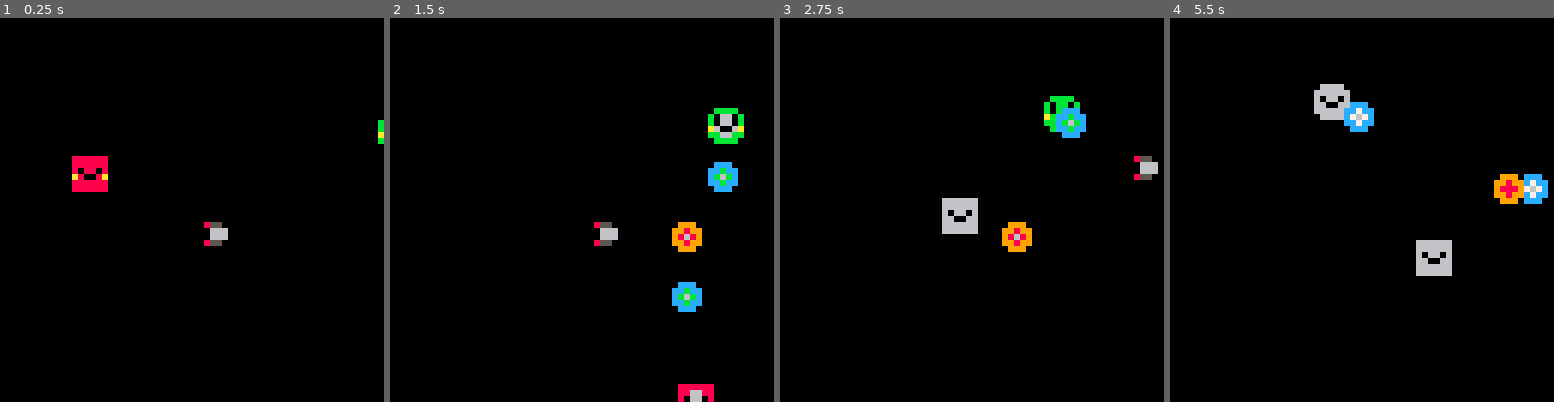
Above: before the commit, frames 1-4 (left to right).
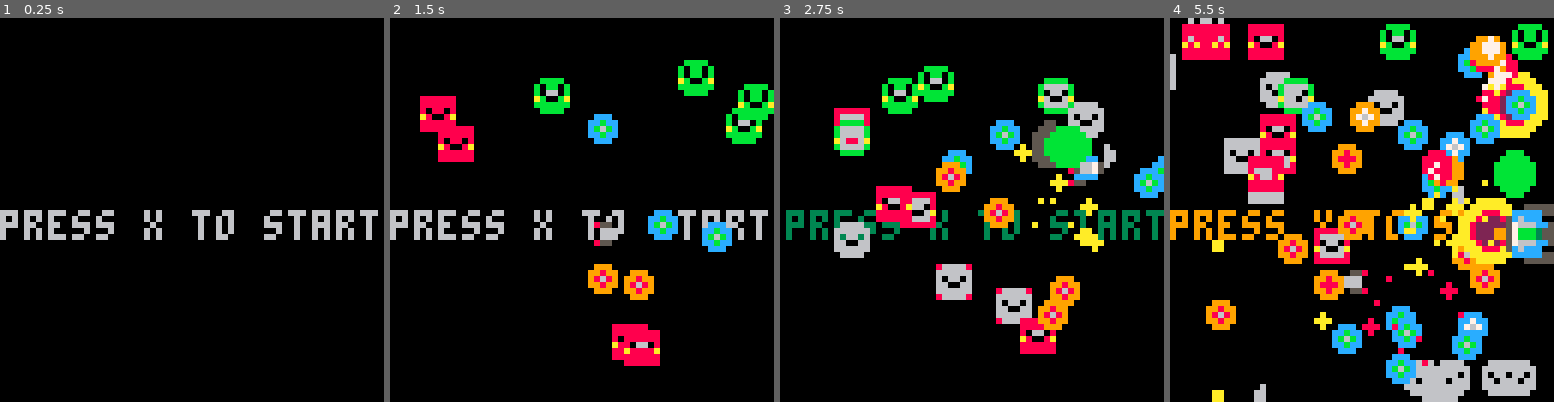
Above: after the commit, the same moments.

Repository: matheusmortatti/LOWREZJAM2020
Game: PICO-8 cartridge template.p8
Same seed, same stepped clock (60 frames per second), same inputs: the game is played once before the commit and once after it.
Inputs:
- Up to frame 1 (0.25 s): no input
- Up to frame 2 (1.5 s): tap X (X key) at 0.33, 1.07 s; tap O (Z key) at 0.7 s
- Up to frame 3 (2.75 s): hold Right 1.6-2.1 s; tap O (Z key) at 1.7, 2.1, 2.5 s; tap X (X key) at 1.85 s; hold Up 2.15-2.42 s; hold Right from 2.47 s (still down)
- Up to frame 4 (5.5 s): tap O (Z key) every 0.4 s from 2.9 to 5.3 s; tap X (X key) at 2.97, 4.08, 5.2 s; release Right at 3.03 s; hold Left 3.08-3.58 s; hold Down 3.63-3.97 s; hold Right 4.02-4.68 s; hold Up 4.73-5.03 s; hold Left from 5.08 s (still down)

The runs differ from the first frame. In frame 1, 4.0% of the frame differs, in the area x 0-100%, y 26-60%; in frame 2, 12%; in frame 3, 18%; in frame 4, 35%, in the area x 0-100%, y 0-100%.

Commit message:
Add simple menu

Diff:
--- a/template.p8
+++ b/template.p8
@@ -627,7 +627,7 @@
 end
 
 function _init()
-    change_state(teststate)
+    change_state(initialstate)
 end
 
 function _update()
@@ -646,19 +646,16 @@
 poke(0x5f2c, 3)
 
 ------------------------------------
--- Test State
-------------------------------------
-
-teststate = {}
-
-function teststate.init()
-				e_add(arena)
-				p = player{pos=v(screen_size / 2, screen_size / 2)}
-    e_add(p)
-				e_add(spawner{player=p})
-end
-
-function teststate.update()
+-- baseState
+------------------------------------
+
+basestate = object:extend{}
+
+function basestate:init()
+
+end
+
+function basestate:update()
     e_update_all()
     bkt_update()
     do_movement()
@@ -666,13 +663,36 @@
     p_update()
 end
 
-function teststate.draw()
+function basestate:draw()
     cls()
 
     e_draw_all()
     p_draw_all()
 
     handle_camera()
+end
+
+------------------------------------
+-- game State
+------------------------------------
+
+gamestate = basestate:extend({})
+
+function gamestate:init()
+				e_add(arena)
+				p = player{pos=v(screen_size / 2, screen_size / 2)}
+    e_add(p)
+				e_add(spawner{player=p})
+end
+
+------------------------------------
+-- menu State
+------------------------------------
+
+menustate = basestate:extend({})
+
+function menustate:init()
+				e_add(menu)
 end
 
 -------------------------------
@@ -702,6 +722,30 @@
     camera(rnd(s_amount)-s_amount/2, rnd(s_amount)-s_amount/2)
   end
 end
+
+-------------------------------
+-- entity: menu
+-------------------------------
+
+menu=entity:extend({})
+
+function menu:update()
+		if btn(5) then
+				change_state(gamestate)
+		end
+end
+
+function menu:render()
+		map(0,0,0,0,8,8)
+		print("press x to start", 0, screen_size/2)
+end
+
+-------------------------------
+-- begin game
+-------------------------------
+
+
+initialstate=menustate
 
 -------------------------------
 -- entity: arena
